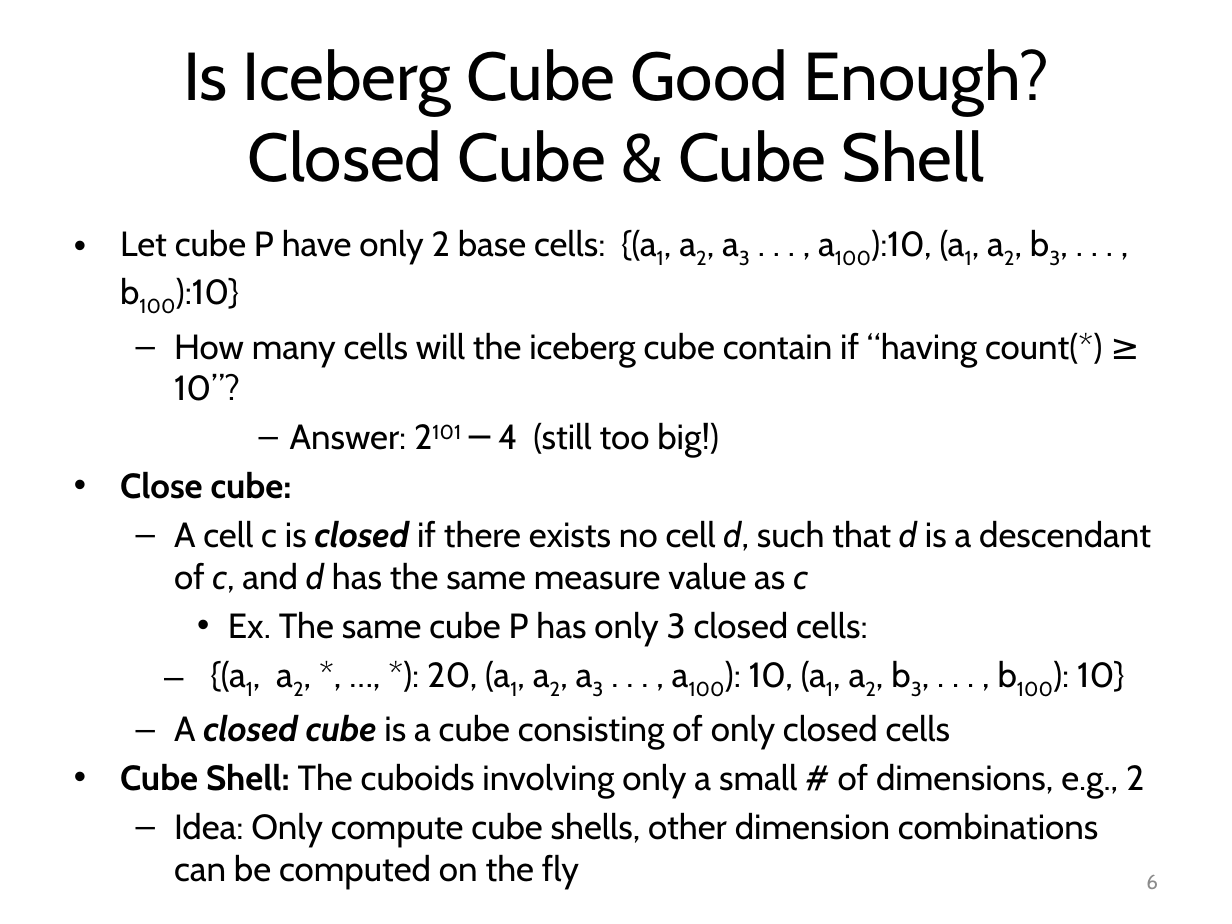
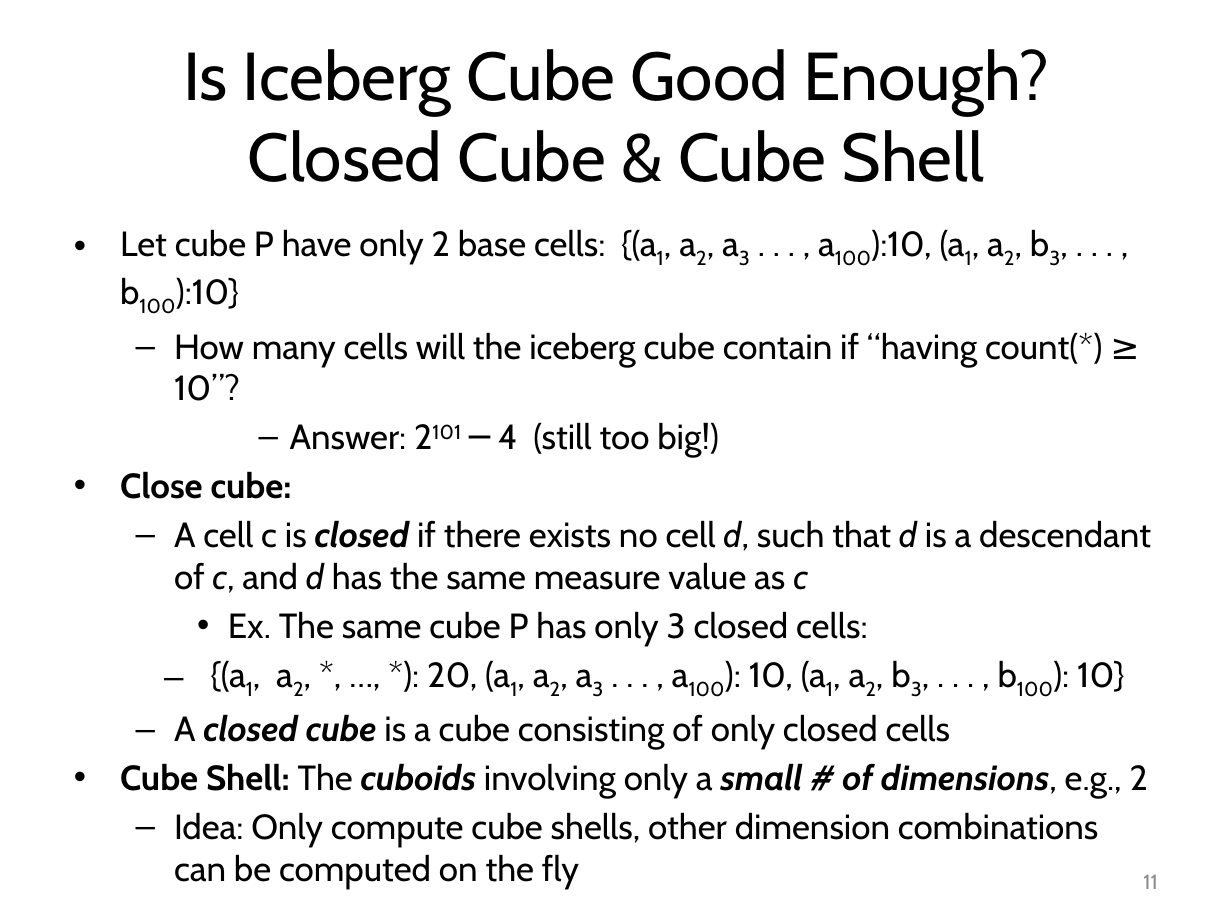
Before and after one commit to mjiang89/mjiang89.github.io, a slide deck: slide 11 of teaching/CS412Summer17-Chapter5.pptx (slide 6 before the commit). Drawn at 1232x924 pixels with LibreOffice and Linux fonts; fonts in the diff are those of the drawing. Boxes give left, top, right and bottom in pixels: in the first picture for what was removed or moved away, otherwise in the second. Text is boxed around its words. In the diff, an @@ line names an element or a change of style, - is before the commit and + after.

```diff
--- a/teaching/CS412Summer17-Chapter5.pptx
+++ b/teaching/CS412Summer17-Chapter5.pptx
@@ text at box(120, 763, 1148, 798): bold on, italic on in "cuboids small # of dimensions," @@
@@ page number at box(1143, 874, 1158, 889): text changed @@
-6
+11
```
Also in this commit, not shown: 19 other slides changed, 6 slides added, 3 slides removed, 4 other files.
